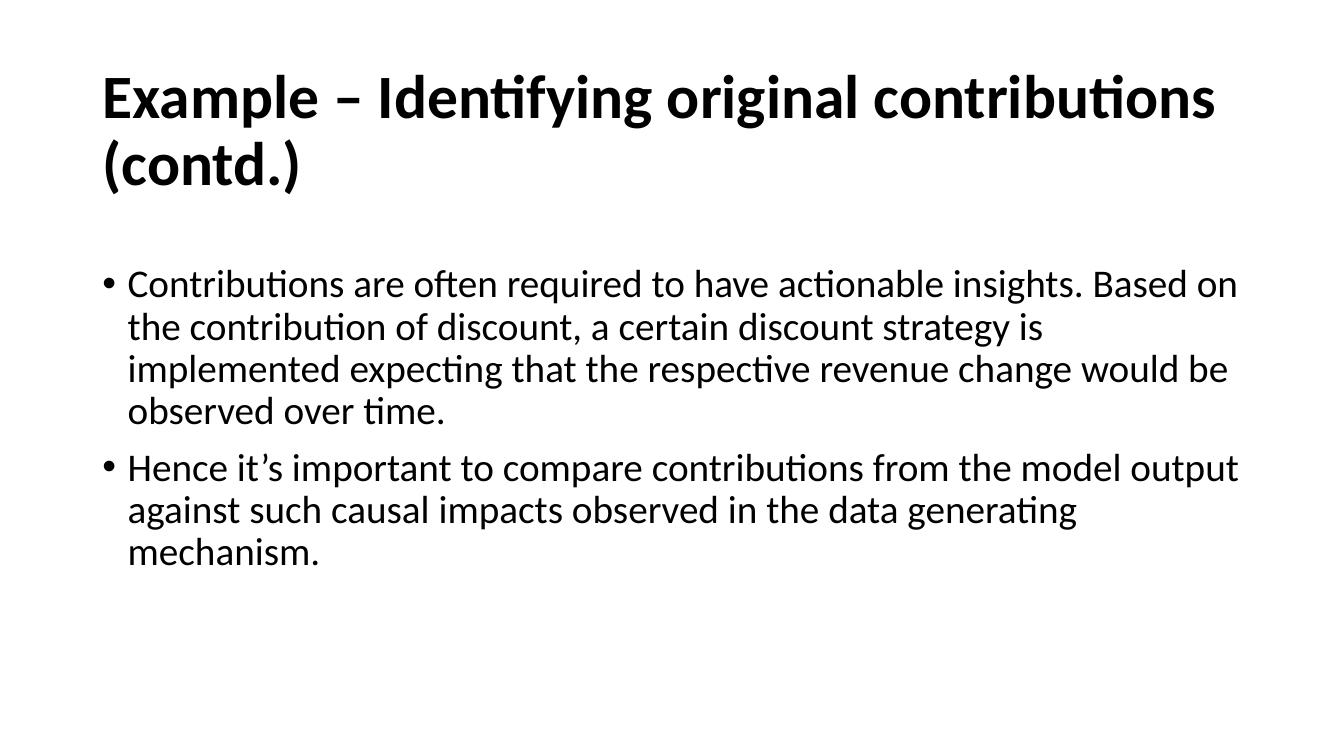
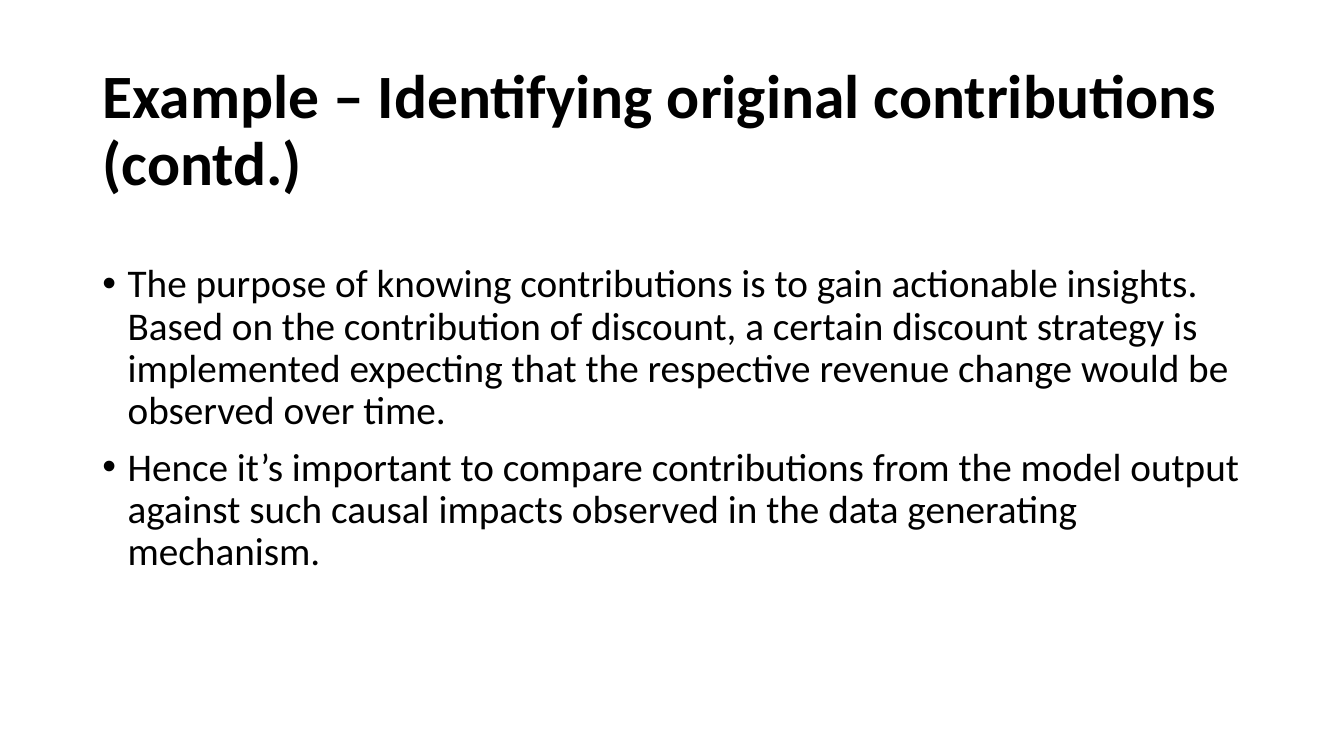
Before and after one commit to AnirbanChakraborty06/DBN-Data-Generator, a slide deck: slide 25 of Utility of Dynamic Bayesian Networks.pptx (slide 18 before the commit). Drawn at 1344x756 pixels with LibreOffice and Linux fonts; fonts in the diff are those of the drawing. Boxes give left, top, right and bottom in pixels: in the first picture for what was removed or moved away, otherwise in the second. Text is boxed around its words. In the diff, an @@ line names an element or a change of style, - is before the commit and + after.

Commit message:
Updating presentation on utility of DBN-Generator
Few slides have been added to the existing presentation.

```diff
--- a/Utility of Dynamic Bayesian Networks.pptx
+++ b/Utility of Dynamic Bayesian Networks.pptx
@@ text at bbox=[128, 269, 1228, 425]: text changed @@
-• Contributions are often required to have actionable insights. Based on the contribution of discount, a certain discount strategy is implemented expecting that the respective revenue change would be observed over time.
+• The purpose of knowing contributions is to gain actionable insights. Based on the contribution of discount, a certain discount strategy is implemented expecting that the respective revenue change would be observed over time.
```
Also in this commit, not shown: 5 other slides changed, 7 slides added.
